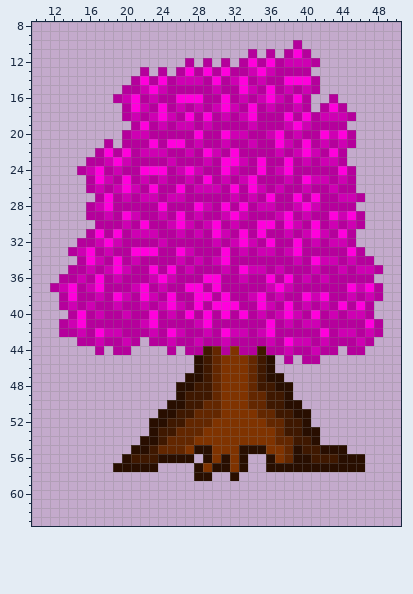
Pixel-art sprite, stored at TopDownTest/Tiles/Kirsebær.png. The picture above was drawn from the file before the commit.
The file is 64x64 pixels. Shown: x 10..50, y 8..63. The old version is drawn lined up with the new one.
Now the later version:
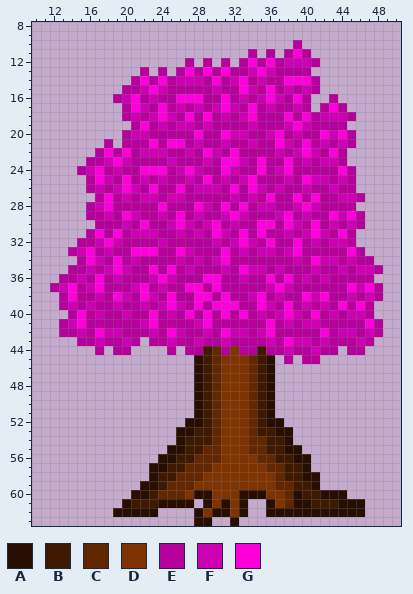
Palette (. is transparent): A #280e00  B #3f1800  C #632700  D #7f3300  E #b5009c  F #ce00b3  G #ff00dc
The edit:
whole drawing moved by +0,-5 (the old picture is shown already moved)
y 47: x 27 A -> .; x 37 A -> .
y 48: x 26..28 AAB -> ..A; x 36..38 BAA -> A..
y 49: x 26..28 ABB -> ..A; x 35..38 CBBA -> BA..
y 50: x 25..29 AABBC -> ...AB; x 35..39 CBBAA -> BA...
y 51: x 24..29 AABBCC -> ....AB; x 34..40 DCCBBAA -> CBA....
y 52: x 23..30 AABBCCCD -> ....AABC; x 34..40 DDCCBBA -> CBAA...
y 53: x 23..30 ABBCCCDD -> ...AABBC; x 34..41 DDDCBBAA -> CBBAA...
y 54: x 22..30 AABCCCDDD -> ....ABBBC; x 34..41 DDDCCBBA -> CCBBA...
y 55: x 21..30 AABCCCDAAD -> ....AABBCC; x 33..38 AAADDC -> DCCBBA; x 40..44 BBAAA -> .....
y 56: x 20..23 ABBB -> ....; x 26..31 AA.ADA -> BBCCCD; x 33..38 A..ADC -> DDCCBB; x 41..46 BBBAAA -> ......
y 57: x 19..22 AAAA -> ....; x 24..31 ....ADAA -> ABBCCCDD; x 33..39 A..AAAA -> DDDCCBB; x 41..46 AAAAAA -> ......
y 58: x 23..41 .....AA..A......... -> ABBCCCDDDDDDDDCBBAA
y 59: x 22..41 .................... -> AABCCCDDDDDDDDDCCBBA
y 60: x 21..44 ........................ -> AABCCCDAADDDAAADDCABBAAA
y 61: x 20..27 ........ -> ABBBAAAA; x 29..33 ..... -> ADADA; x 36..46 ........... -> ADCAABBBAAA
y 62: x 19..23 ..... -> AAAAA; x 28..33 ...... -> ADAADA; x 36..46 ........... -> AAAAAAAAAAA
y 63: x 28..29 .. -> AA; x 32 . -> A
Where, in picture pixels (left, top, right, bottom), the same in both pictures:
changed: (113, 373, 365, 526)
